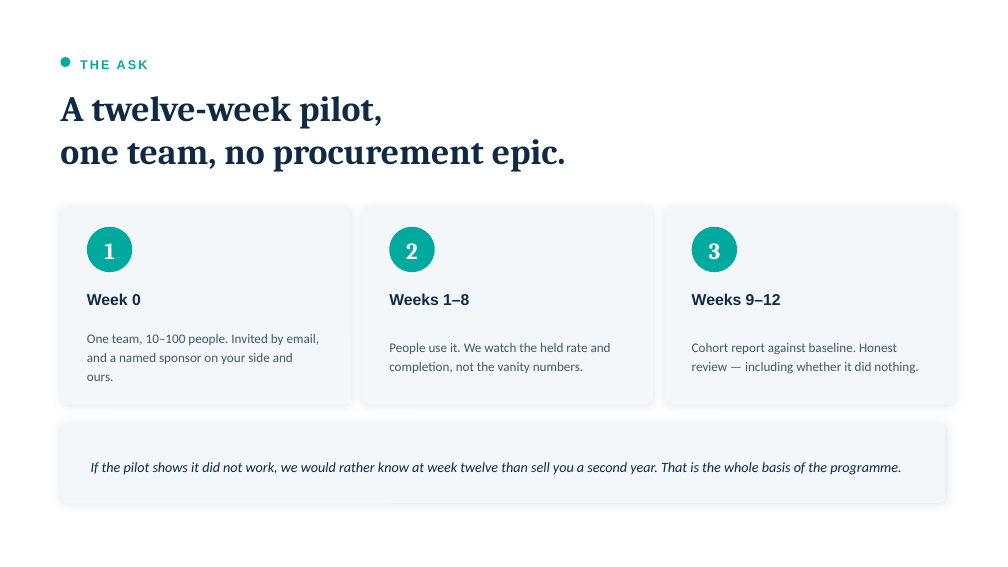
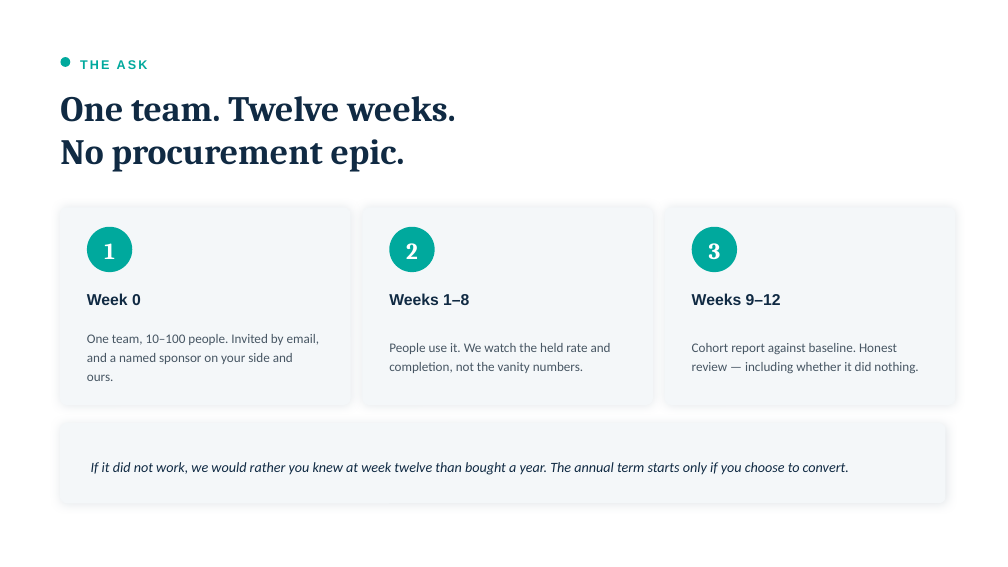
Before and after one commit to jnnseya-cpu/JESSIE, a slide deck: slide 11 of docs/sales/JESS-MOVE-for-organisations.pptx. Drawn at 1008x567 pixels with LibreOffice and Linux fonts; fonts in the diff are those of the drawing. Boxes give left, top, right and bottom in pixels: in the first picture for what was removed or moved away, otherwise in the second. Text is boxed around its words. In the diff, an @@ line names an element or a change of style, - is before the commit and + after.

```diff
--- a/docs/sales/JESS-MOVE-for-organisations.pptx
+++ b/docs/sales/JESS-MOVE-for-organisations.pptx
@@ text at <box>60,96,456,172</box>: text changed @@
-A twelve-week pilot,
-one team, no procurement epic.
+One team. Twelve weeks.
+No procurement epic.
@@ text at <box>91,462,849,475</box>: text changed @@
-If the pilot shows it did not work, we would rather know at week twelve than sell you a second year. That is the whole basis of the programme.
+If it did not work, we would rather you knew at week twelve than bought a year. The annual term starts only if you choose to convert.
```
Also in this commit, not shown: 9 other slides changed, 2 slides added, 2 slides removed, 3 other files.
